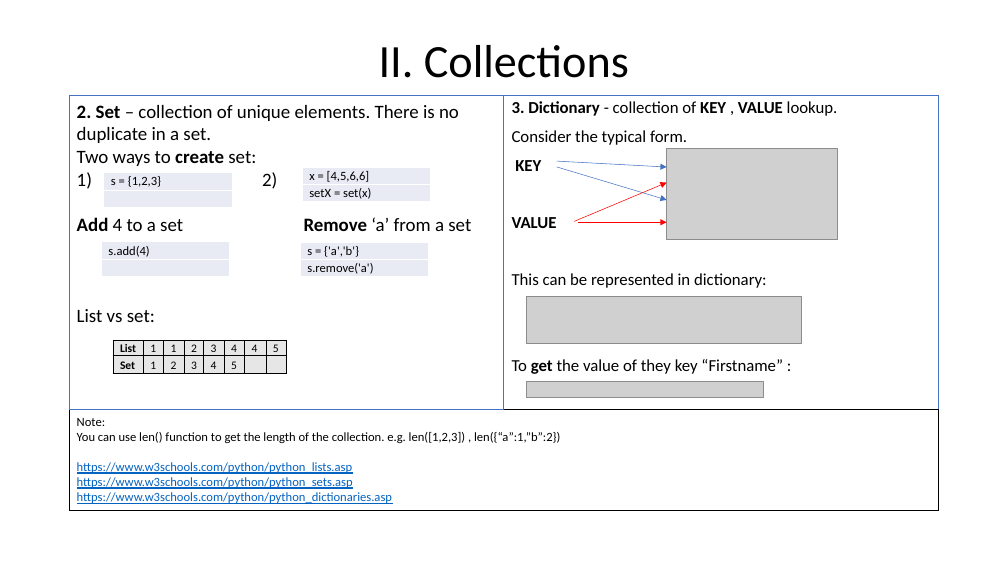
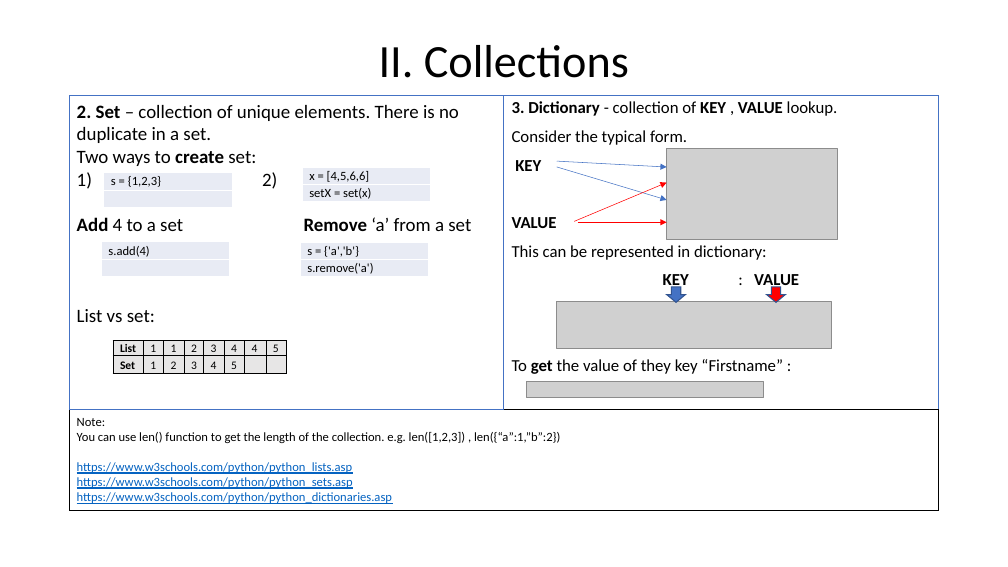
Before and after one commit to henrywma/foConnect, a slide deck: slide 6 of Python guide.pptx. Drawn at 1008x567 pixels with LibreOffice and Linux fonts; fonts in the diff are those of the drawing; grey boxes stand for pictures. Boxes give left, top, right and bottom in pixels: in the first picture for what was removed or moved away, otherwise in the second. Text is boxed around its words. In the diff, an @@ line names an element or a change of style, - is before the commit and + after.

```diff
--- a/Python guide.pptx
+++ b/Python guide.pptx
@@ text at <box>663,274,799,290</box>: paragraph added @@
+KEY : VALUE
@@ down arrow added at <box>667,287,686,302</box>, fill #4472C4, outline #325491 1 pt @@
@@ down arrow added at <box>767,287,786,302</box>, fill #FF0000, outline #325491 1 pt @@
@@ picture: place and size @@
-picture at <box>526,296,802,343</box>
+picture at <box>557,302,832,348</box>
```
Also in this commit, not shown: 8 other slides changed, 5 slides added, 4 slides removed.
